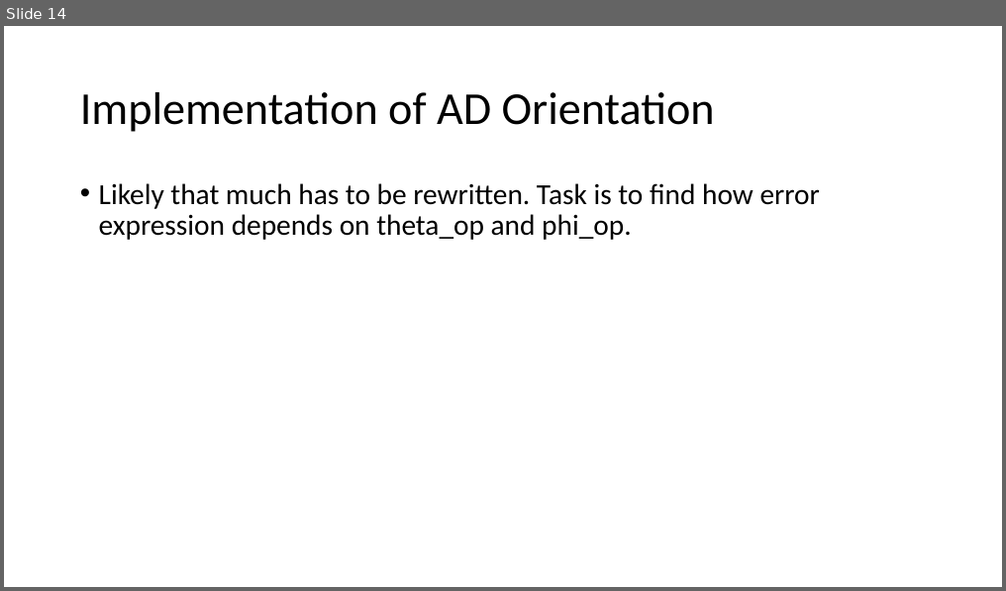
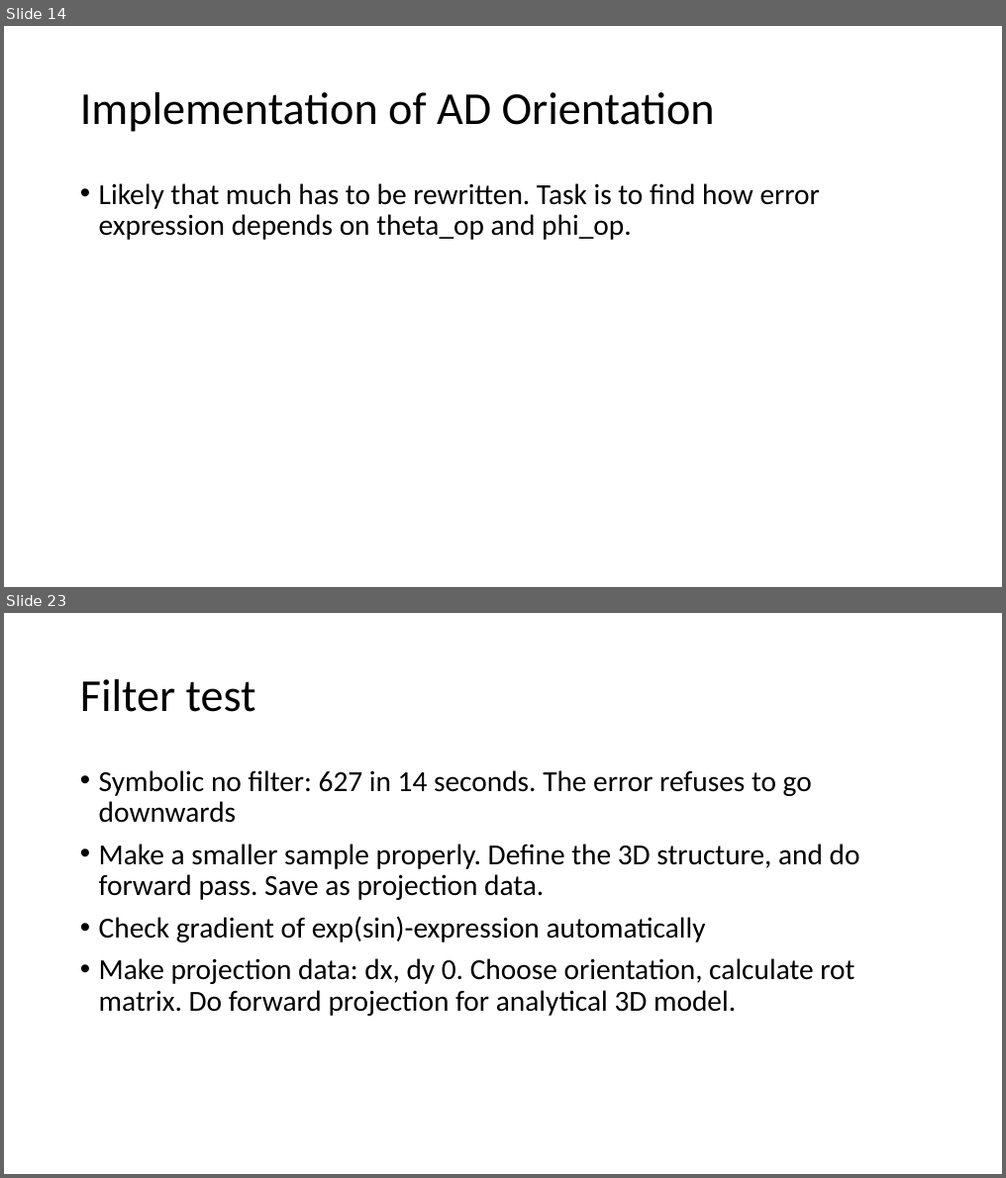
Before and after one commit to RubenDragland/XRD_CT, a slide deck: Doc/20220928 Pres AD Implementation.pptx. Shown one above the other, each under a label of ours: slide 14 before the commit, slides 14 and 23 after it; the slides between them are not shown. The pictures are 1006x591 and 1006x1178 pixels, drawn with LibreOffice and Linux fonts; fonts in the diff are those of the drawing. Boxes give left, top, right and bottom in pixels: in the first picture for what was removed or moved away, otherwise in the second. Text is boxed around its words. In the diff, an @@ line names an element or a change of style, - is before the commit and + after.

```diff
--- a/Doc/20220928 Pres AD Implementation.pptx
+++ b/Doc/20220928 Pres AD Implementation.pptx
@@ slide 23 added at (4, 613, 1002, 1174), background #FFFFFF @@
@@ title added at (80, 679, 256, 712), 44 pt, text #000000 @@
+Filter test
@@ text added at (99, 770, 860, 1016), 28 pt, text #000000 @@
+• Symbolic no filter: 627 in 14 seconds. The error refuses to go downwards
+• Make a smaller sample properly. Define the 3D structure, and do forward pass. Save as projection data.
+• Check gradient of exp(sin)-expression automatically
+• Make projection data: dx, dy 0. Choose orientation, calculate rot matrix. Do forward projection for analytical 3D model.
```
Also in this commit, not shown: 9 other slides added.
